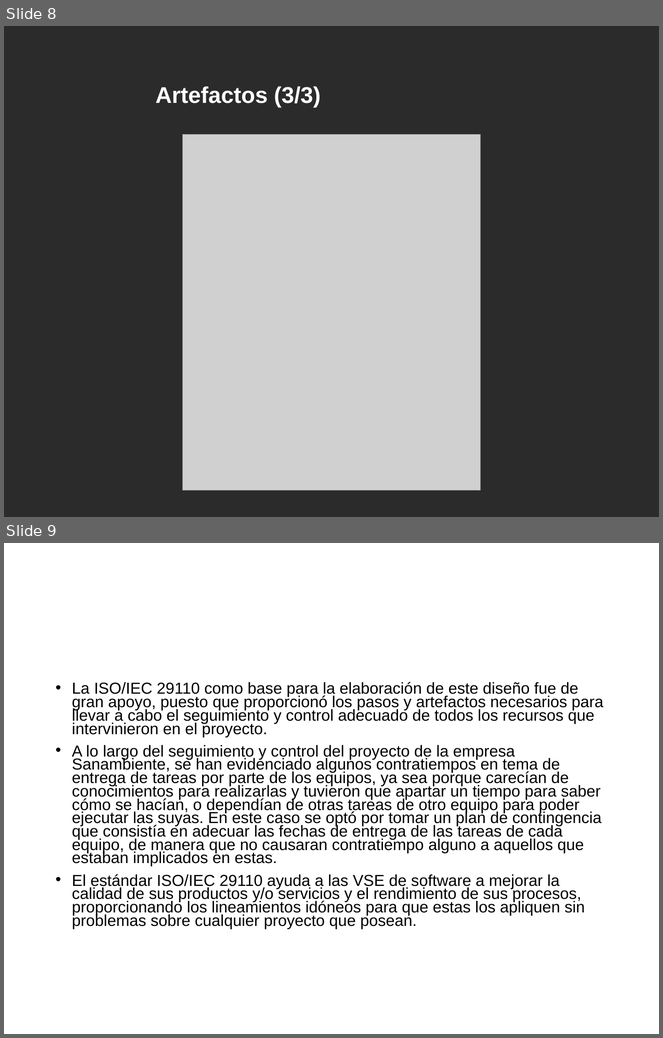
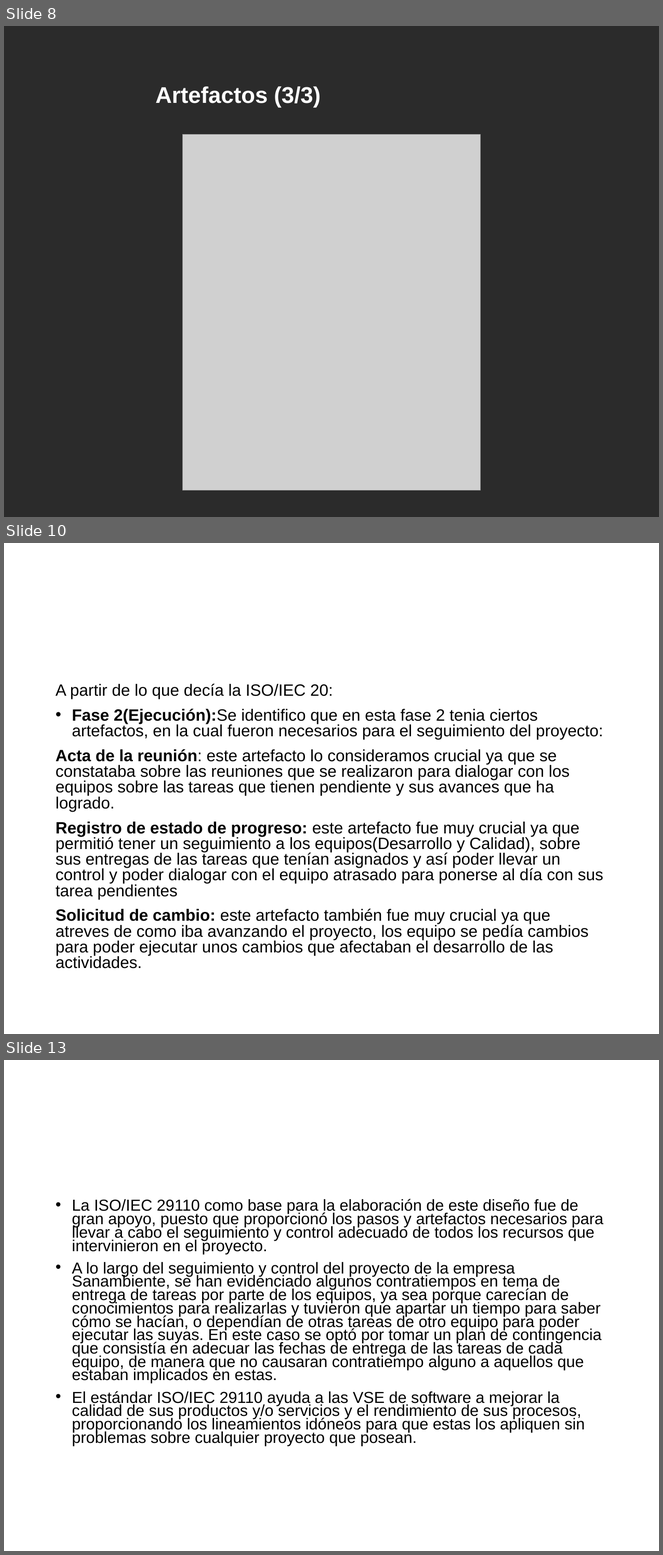
Before and after one commit to cristianpazu/Proyecto-Sanambiente, a slide deck: Documentos de ponencias en eventos y exposiciones/Presentación de la ISO-IEC 29110 a los nuevos integrantes/Exposición ISO-IEC 29110.pptx. Shown one above the other, each under a label of ours: slides 8 and 9 before the commit, slides 8, 10 and 13 after it; the slides between them are not shown. The pictures are 663x1038 and 663x1555 pixels, drawn with LibreOffice and Linux fonts; fonts in the diff are those of the drawing; grey boxes stand for pictures; background and template pictures are left out; a plain dark background stands for a picture behind light text. Boxes give left, top, right and bottom in pixels: in the first picture for what was removed or moved away, otherwise in the second. Text is boxed around its words. In the diff, an @@ line names an element or a change of style, - is before the commit and + after.

```diff
--- a/Documentos de ponencias en eventos y exposiciones/Presentación de la ISO-IEC 29110 a los nuevos integrantes/Exposición ISO-IEC 29110.pptx
+++ b/Documentos de ponencias en eventos y exposiciones/Presentación de la ISO-IEC 29110 a los nuevos integrantes/Exposición ISO-IEC 29110.pptx
@@ slide 10 added at <box>4,543,659,1034</box>, background picture (left out) @@
@@ title added at <box>152,585,642,640</box>, 25 pt, text #FFFFFF, bold @@
+Recomendaciones
@@ text added at <box>55,683,604,969</box>, 18 pt, text #000000 @@
+A partir de lo que decía la ISO/IEC 20:
+• Fase 2(Ejecución):Se identifico que en esta fase 2 tenia ciertos artefactos, en la cual fueron necesarios para el seguimiento del proyecto:
+Acta de la reunión: este artefacto lo consideramos crucial ya que se constataba sobre las reuniones que se realizaron para dialogar con los equipos sobre las tareas que tienen pendiente y sus avances que ha logrado.
+Registro de estado de progreso: este artefacto fue muy crucial ya que permitió tener un seguimiento a los equipos(Desarrollo y Calidad), sobre sus entregas de las tareas que tenían asignados y así poder llevar un control y poder dialogar con el equipo atrasado para ponerse al día con sus tarea pendientes
+Solicitud de cambio: este artefacto también fue muy crucial ya que atreves de como iba avanzando el proyecto, los equipo se pedía cambios para poder ejecutar unos cambios que afectaban el desarrollo de las actividades.
@@ what was slide 9 is now slide 13 @@
```
Also in this commit, not shown: 1 slide changed, 3 other slides added.
